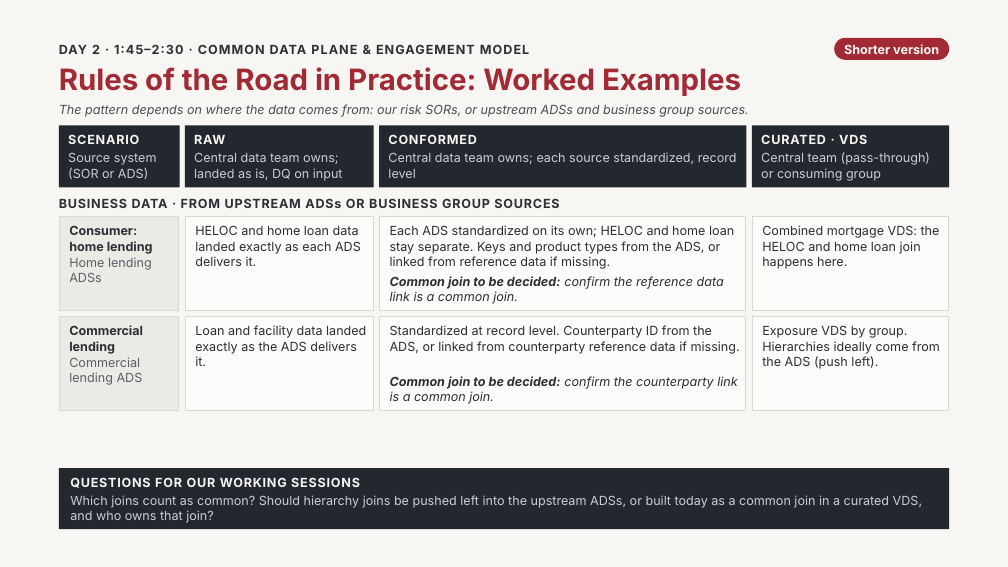
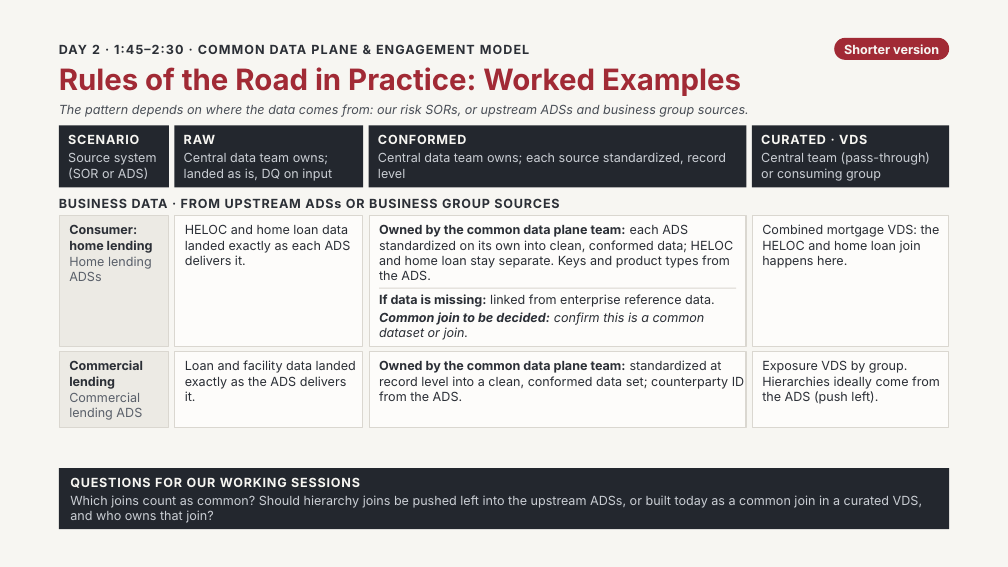
Before and after one commit to EviIius/ALPV, a slide deck: slide 1 of PPTX/Rules of the Road in Practice Worked Examples.pptx. Drawn at 1008x567 pixels with LibreOffice and Linux fonts; fonts in the diff are those of the drawing. Boxes give left, top, right and bottom in pixels: in the first picture for what was removed or moved away, otherwise in the second. Text is boxed around its words. In the diff, an @@ line names an element or a change of style, - is before the commit and + after.

```diff
--- a/PPTX/Rules of the Road in Practice Worked Examples.pptx
+++ b/PPTX/Rules of the Road in Practice Worked Examples.pptx
@@ rectangle: place and size @@
-rectangle at (59,126,180,188)
+rectangle at (59,126,169,188)
@@ 2 texts, 1 rectangle: place and size @@
-2 texts, 1 rectangle at (185,126,374,188)
+2 texts, 1 rectangle at (175,126,364,188)
@@ rectangle: place and size @@
-rectangle at (379,126,746,188)
+rectangle at (369,126,747,188)
@@ text "CONFORMED": place and size @@
-text "CONFORMED" at (388,134,476,144)
+text "CONFORMED" at (378,134,466,144)
@@ text "Central data team owns; each ...": place and size @@
-text "Central data team owns; each ..." at (388,153,737,178)
+text "Central data team owns; each ..." at (378,152,726,178)
@@ rectangle: place and size @@
-rectangle at (59,216,178,311)
+rectangle at (59,216,168,347)
@@ rectangle "HELOC and home loan data ...": place and size @@
-rectangle "HELOC and home loan data ..." at (185,216,374,311)
+rectangle "HELOC and home loan data ..." at (175,216,363,347)
@@ rectangle: place and size @@
-rectangle at (380,216,746,311)
+rectangle at (369,216,746,347)
@@ text at (379,224,733,280): text changed @@
-Each ADS standardized on its own; HELOC and home loan stay separate. Keys and product types from the ADS, or linked from reference data if missing.
+Owned by the common data plane team: each ADS standardized on its own into clean, conformed data; HELOC and home loan stay separate. Keys and product types from the ADS.
@@ rectangle "Combined mortgage VDS: the HELOC ...": place and size @@
-rectangle "Combined mortgage VDS: the HELOC ..." at (752,216,949,311)
+rectangle "Combined mortgage VDS: the HELOC ..." at (752,216,949,347)
@@ line added from (379, 288) to (737, 288), #DAD7D0 1 pt @@
@@ text added at (379,294,715,307), 12 pt, text #2B2F36 @@
+If data is missing: linked from enterprise reference data.
@@ text at (379,312,705,339): text changed @@
-Common join to be decided: confirm the reference data link is a common join.
+Common join to be decided: confirm this is a common dataset or join.
@@ rectangle removed at (380,316,746,411) @@
@@ text removed at (390,325,740,354) @@
-Standardized at record level. Counterparty ID from the ADS, or linked from counterparty reference data if missing.
@@ rectangle: place and size @@
-rectangle at (59,316,178,411)
+rectangle at (59,351,168,427)
@@ text "Commercial lending": place and size @@
-text "Commercial lending" at (69,325,143,354)
+text "Commercial lending" at (69,360,143,389)
@@ rectangle "Loan and facility data landed ...": place and size @@
-rectangle "Loan and facility data landed ..." at (185,316,374,411)
+rectangle "Loan and facility data landed ..." at (175,351,363,427)
@@ rectangle "Owned by the common data ...": place and size @@
-rectangle "Owned by the common data ..." at (390,376,737,404)
+rectangle "Owned by the common data ..." at (369,351,746,427)
@@ rectangle "Owned by the common data ..." at (369,351,746,427): fill none to #FDFCFA; outline none to #DAD7D0 1 pt @@
@@ rectangle "Exposure VDS by group. Hierarchies ...": place and size @@
-rectangle "Exposure VDS by group. Hierarchies ..." at (752,316,949,411)
+rectangle "Exposure VDS by group. Hierarchies ..." at (752,351,949,427)
@@ text "Commercial lending ADS": place and size @@
-text "Commercial lending ADS" at (69,357,143,385)
+text "Commercial lending ADS" at (69,392,142,420)
@@ text in rectangle at (379,360,744,401): text changed; italic off @@
-Common join to be decided: confirm the counterparty link is a common join.
+Owned by the common data plane team: standardized at record level into a clean, conformed data set; counterparty ID from the ADS.
```
Also in this commit, not shown: 1 other slide changed.
